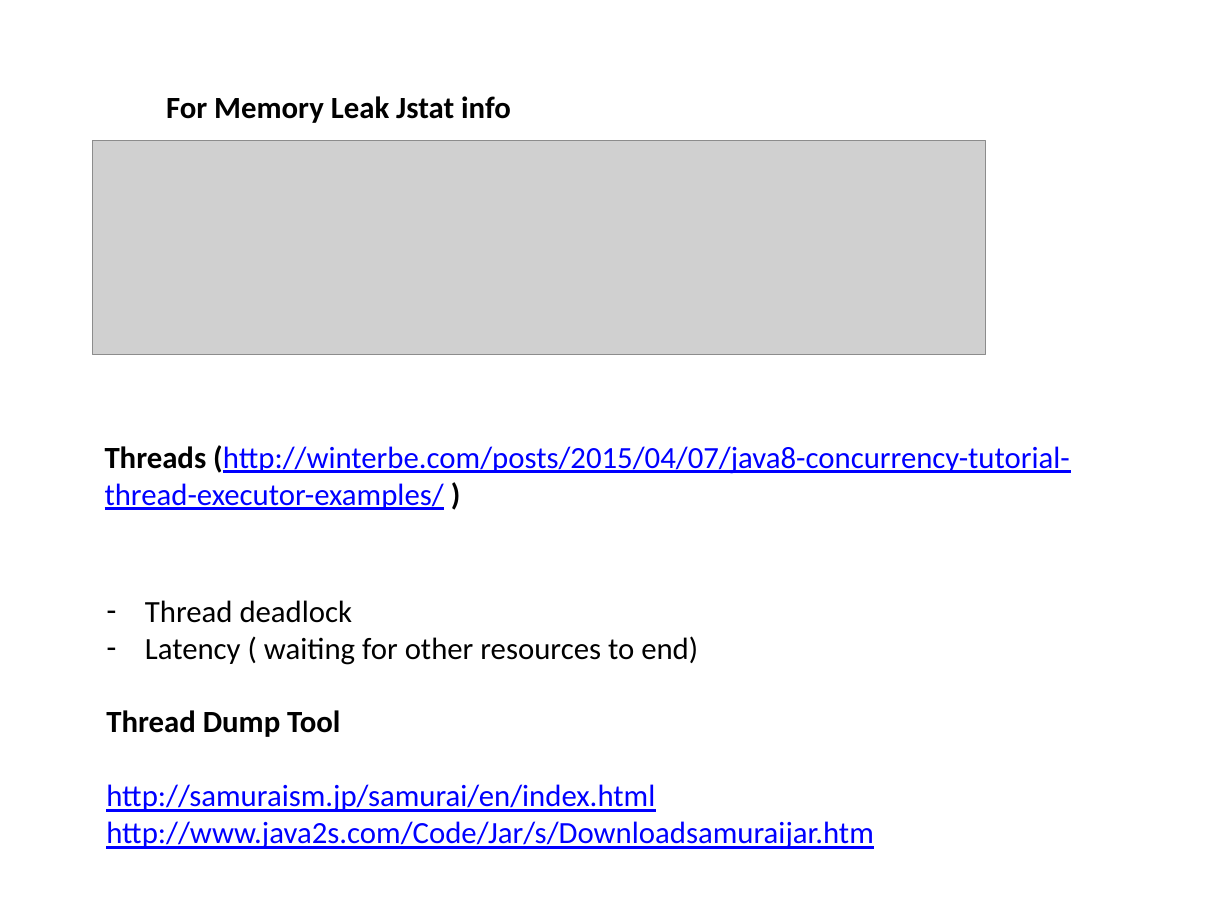
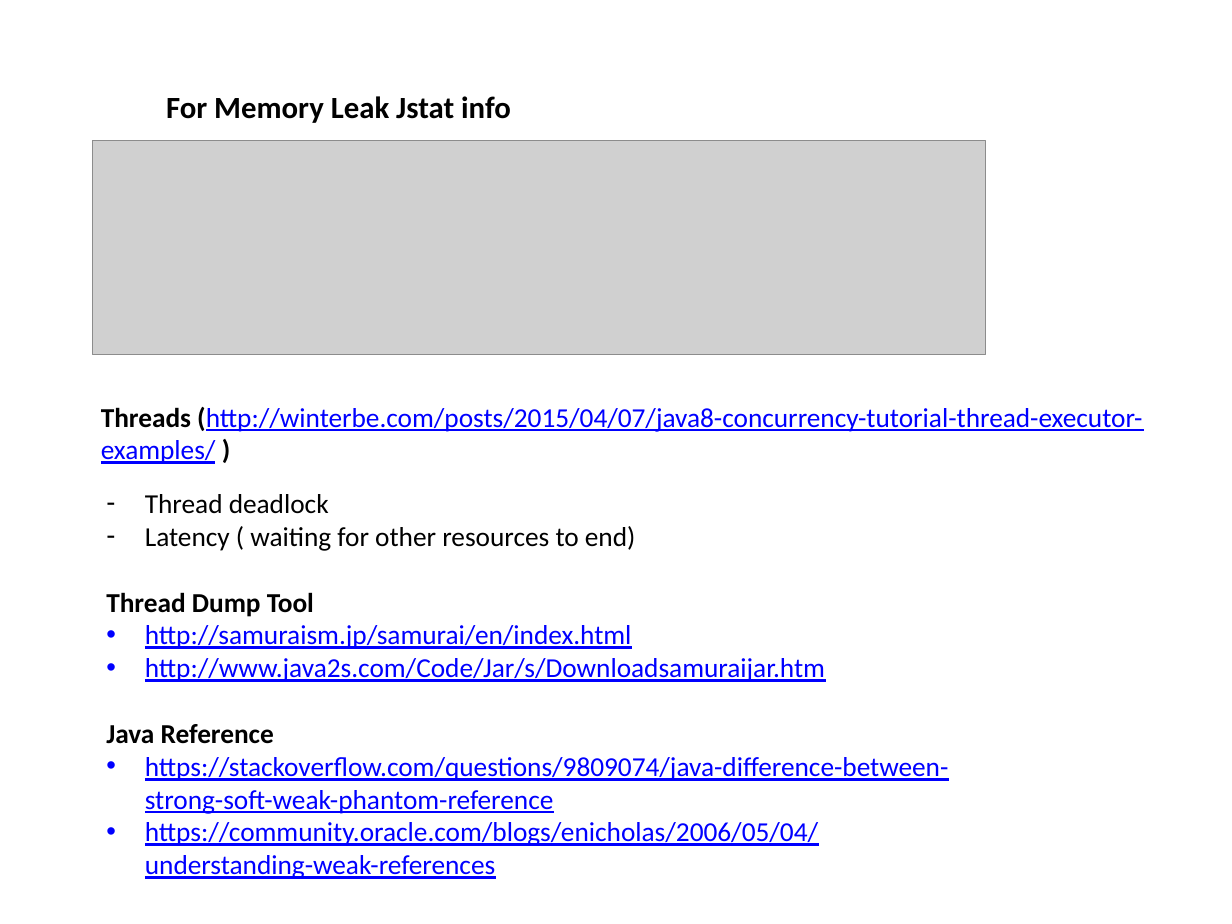
Before and after one commit to mdparthi/JavaPerformanceTuning, a slide deck: slide 13 of JPTInfo.pptx. Drawn at 1232x924 pixels with LibreOffice and Linux fonts; fonts in the diff are those of the drawing; grey boxes stand for pictures. Boxes give left, top, right and bottom in pixels: in the first picture for what was removed or moved away, otherwise in the second. Text is boxed around its words. In the diff, an @@ line names an element or a change of style, - is before the commit and + after.

Commit message:
update

```diff
--- a/JPTInfo.pptx
+++ b/JPTInfo.pptx
@@ text "Threads (http://winterbe.com/posts/2015/04/07/java8-concurre ...": place and size @@
-text "Threads (http://winterbe.com/posts/2015/04/07/java8-concurre ..." at (105, 445, 1070, 510)
+text "Threads (http://winterbe.com/posts/2015/04/07/java8-concurre ..." at (101, 407, 1142, 464)
@@ text "Threads (http://winterbe.com/posts/2015/04/07/java8-concurre ..." at (101, 407, 1142, 464): size 18 to 16 pt @@
@@ text "Thread deadlock": place and size @@
-text "Thread deadlock" at (106, 600, 873, 849)
+text "Thread deadlock" at (106, 494, 949, 879)
@@ text at (106, 494, 825, 682): size 18 to 16 pt in "Thread deadlock", "Latency ( waiting for other resources to ...", "Thread Dump Tool", "http://samuraism.jp/samurai/en/index.html" and 1 more places; bullet none to • @@
@@ text at (106, 724, 949, 879): paragraphs added @@
+Java Reference
+• https://stackoverflow.com/questions/9809074/java-difference-between-strong-soft-weak-phantom-reference
+• https://community.oracle.com/blogs/enicholas/2006/05/04/understanding-weak-references
```
